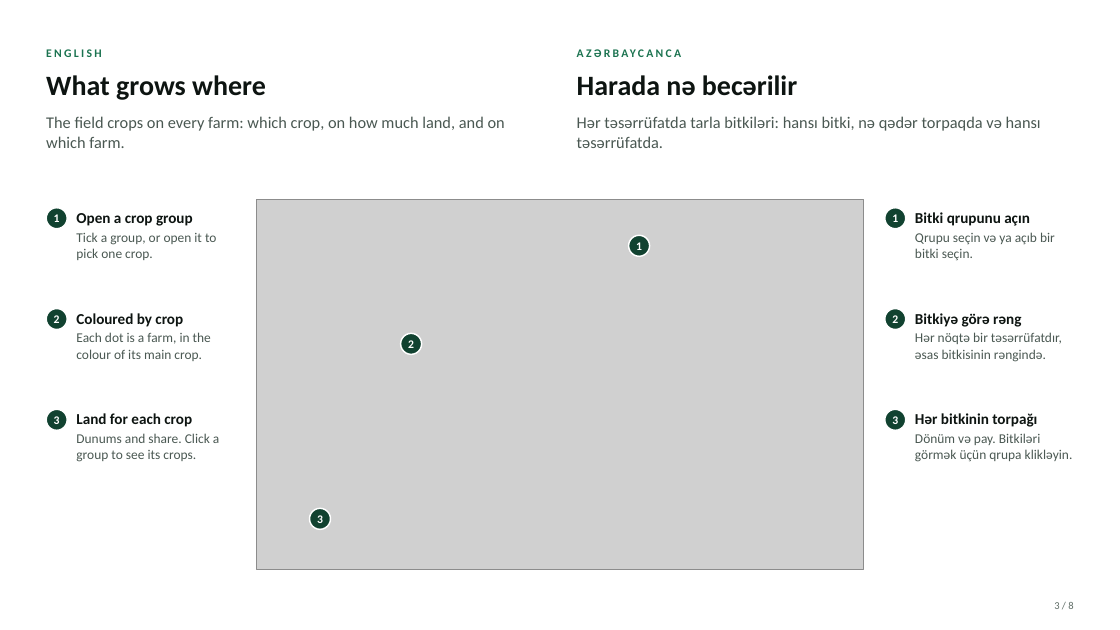
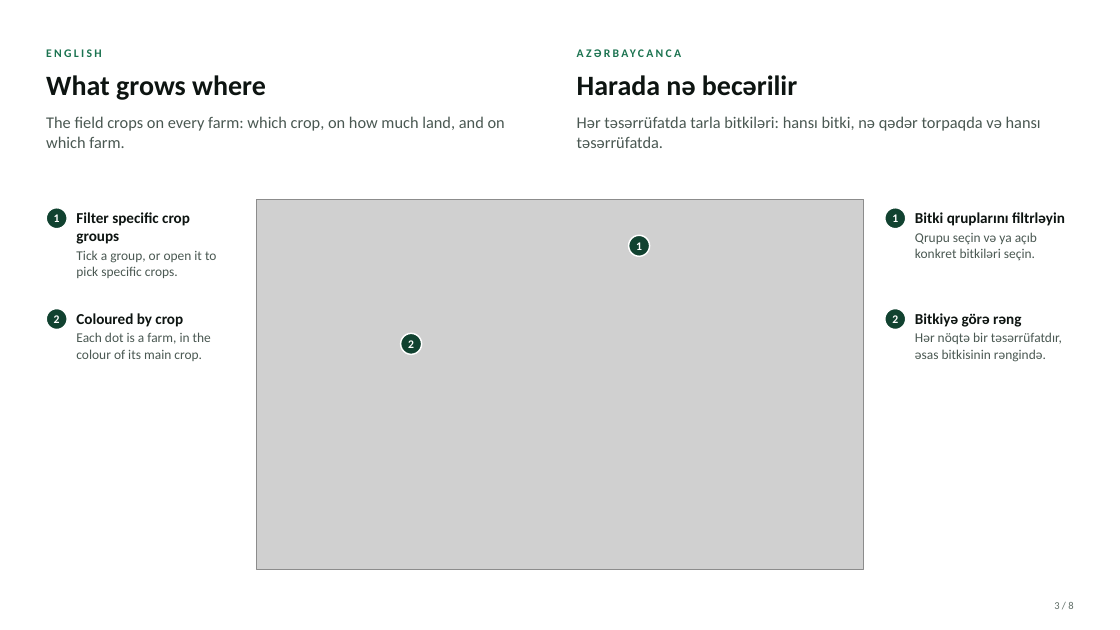
Before and after one commit to romainbigare/adafsa-mockup, a slide deck: slide 3 of docs/ADAFSA_Platform_Tour_EN_AZ.pptx. Drawn at 1120x630 pixels with LibreOffice and Linux fonts; fonts in the diff are those of the drawing; grey boxes stand for pictures. Boxes give left, top, right and bottom in pixels: in the first picture for what was removed or moved away, otherwise in the second. Text is boxed around its words. In the diff, an @@ line names an element or a change of style, - is before the commit and + after.

```diff
--- a/docs/ADAFSA_Platform_Tour_EN_AZ.pptx
+++ b/docs/ADAFSA_Platform_Tour_EN_AZ.pptx
@@ text at (x1=76, y1=212, x2=216, y2=278): text changed @@
-Open a crop group
-Tick a group, or open it to pick one crop.
+Filter specific crop groups
+Tick a group, or open it to pick specific crops.
@@ text at (x1=915, y1=232, x2=1037, y2=260): text changed @@
-Bitki qrupunu açın
-Qrupu seçin və ya açıb bir bitki seçin.
+Bitki qruplarını filtrləyin
+Qrupu seçin və ya açıb konkret bitkiləri seçin.
@@ text removed at (x1=76, y1=316, x2=219, y2=462) @@
-Land for each crop
-Dunums and share. Click a group to see its crops.
@@ ellipse removed at (x1=46, y1=409, x2=67, y2=430) @@
-3
@@ ellipse removed at (x1=885, y1=409, x2=906, y2=430) @@
-3
@@ text removed at (x1=915, y1=413, x2=1073, y2=462) @@
-Hər bitkinin torpağı
-Dönüm və pay. Bitkiləri görmək üçün qrupa klikləyin.
@@ ellipse removed at (x1=309, y1=508, x2=330, y2=529) @@
-3
```
Also in this commit, not shown: 5 other slides changed, 3 other files.
